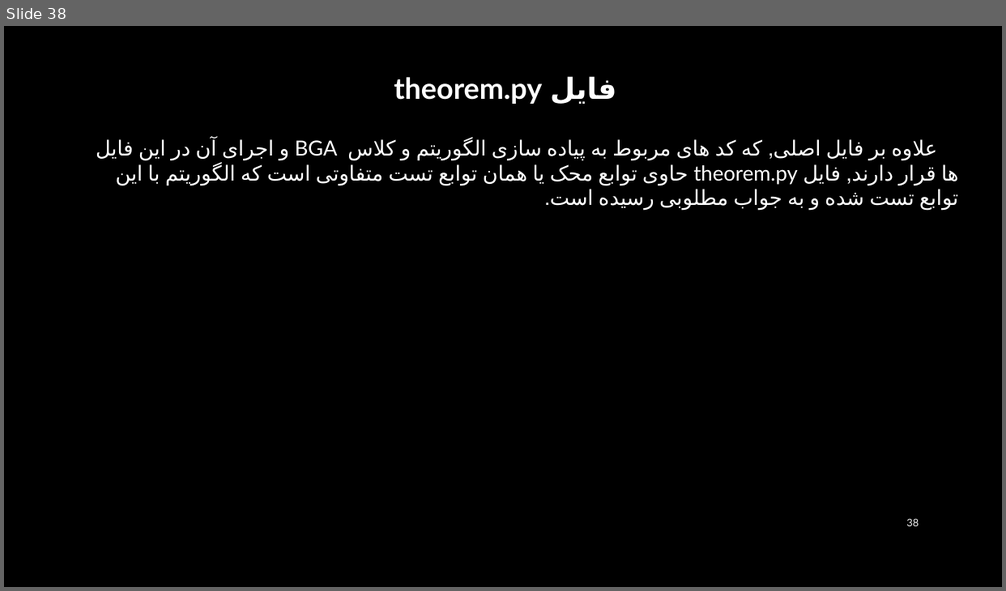
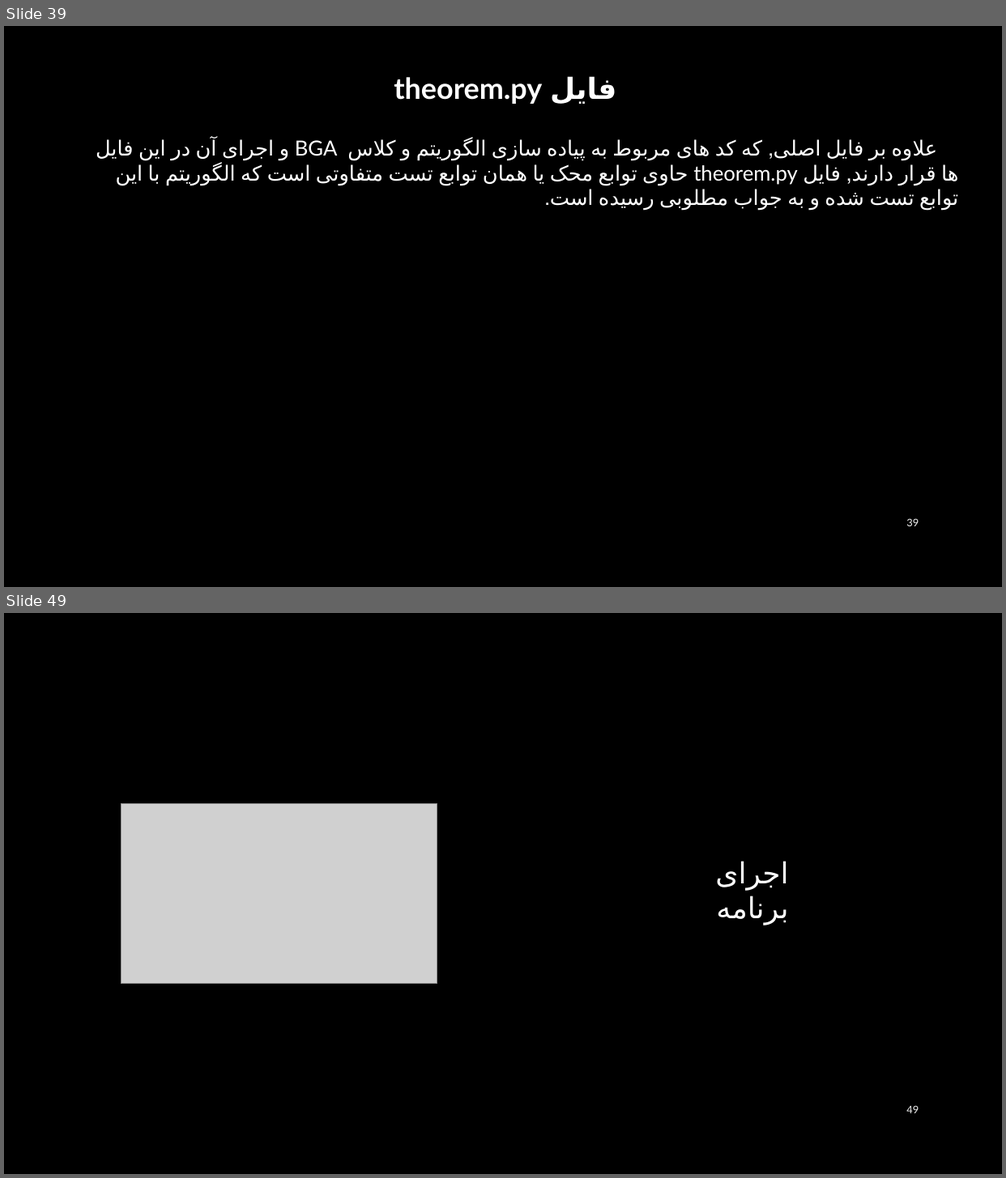
Before and after one commit to AmirAAZ818/Soft_Computing_Course, a slide deck: HW_1/BGA DOCUMENT.pptx. Shown one above the other, each under a label of ours: slide 38 before the commit, slides 39 and 49 after it; the slides between them are not shown. The pictures are 1006x591 and 1006x1178 pixels, drawn with LibreOffice and Linux fonts; fonts in the diff are those of the drawing; grey boxes stand for pictures; background and template pictures are left out. Boxes give left, top, right and bottom in pixels: in the first picture for what was removed or moved away, otherwise in the second. Text is boxed around its words. In the diff, an @@ line names an element or a change of style, - is before the commit and + after.

```diff
--- a/HW_1/BGA DOCUMENT.pptx
+++ b/HW_1/BGA DOCUMENT.pptx
@@ slide 49 added at bbox=[4, 613, 1002, 1174], background picture (left out) @@
@@ picture added at bbox=[121, 804, 437, 983] @@
@@ text added at bbox=[715, 861, 788, 925], 28 pt, text #FFFFFF @@
+اجرای برنامه
@@ page number added at bbox=[906, 1105, 918, 1114], 10 pt, text #F2F2F2 @@
+49
@@ what was slide 38 is now slide 39 @@
@@ page number at bbox=[906, 518, 918, 527]: text changed @@
-38
+39
```
Also in this commit, not shown: 1 slide changed, 11 other slides added, 4 other files.
